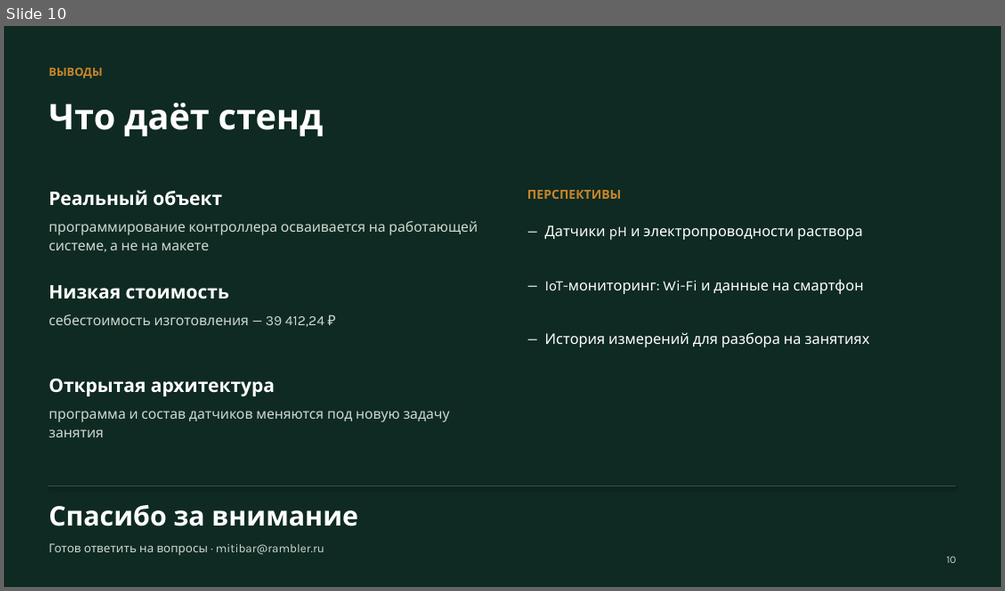
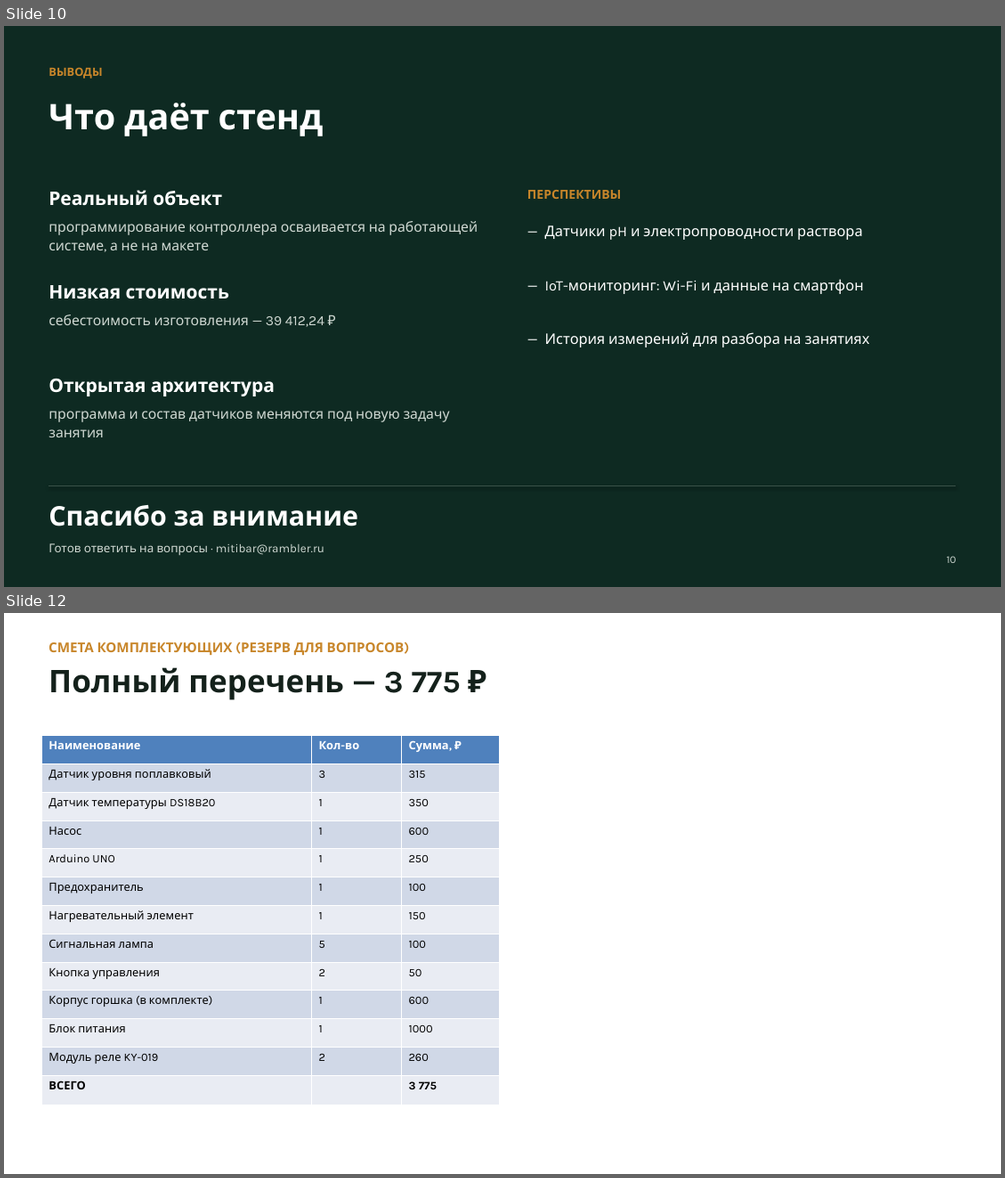
Before and after one commit to DimaNikolaevi4/Konkurs, a slide deck: Гидропоника-заявка-2026/Презентация_Чагин_Гидропоника.pptx. Shown one above the other, each under a label of ours: slide 10 before the commit, slides 10 and 12 after it; the slides between them are not shown. The pictures are 1005x591 and 1005x1178 pixels, drawn with LibreOffice and Linux fonts; fonts in the diff are those of the drawing. Boxes give left, top, right and bottom in pixels: in the first picture for what was removed or moved away, otherwise in the second. Text is boxed around its words. In the diff, an @@ line names an element or a change of style, - is before the commit and + after.

```diff
--- a/Гидропоника-заявка-2026/Презентация_Чагин_Гидропоника.pptx
+++ b/Гидропоника-заявка-2026/Презентация_Чагин_Гидропоника.pptx
@@ slide 12 added at [4, 613, 1001, 1174], background #FFFFFF @@
@@ text added at [48, 642, 461, 700], 13 pt, text #C8862A, bold @@
+СМЕТА КОМПЛЕКТУЮЩИХ (РЕЗЕРВ ДЛЯ ВОПРОСОВ)
+Полный перечень — 3 775 ₽
@@ table added at [41, 736, 499, 1103], 13 rows, 3 columns @@
+Наименование | Кол-во | Сумма, ₽
+Датчик уровня поплавковый | 3 | 315
+Датчик температуры DS18B20 | 1 | 350
+Насос | 1 | 600
+Arduino UNO | 1 | 250
+Предохранитель | 1 | 100
+Нагревательный элемент | 1 | 150
+Сигнальная лампа | 5 | 100
+Кнопка управления | 2 | 50
+Корпус горшка (в комплекте) | 1 | 600
+Блок питания | 1 | 1000
+Модуль реле KY-019 | 2 | 260
+ВСЕГО |  | 3 775
```
Also in this commit, not shown: 1 slide changed, 1 other slide added, 1 other file.
